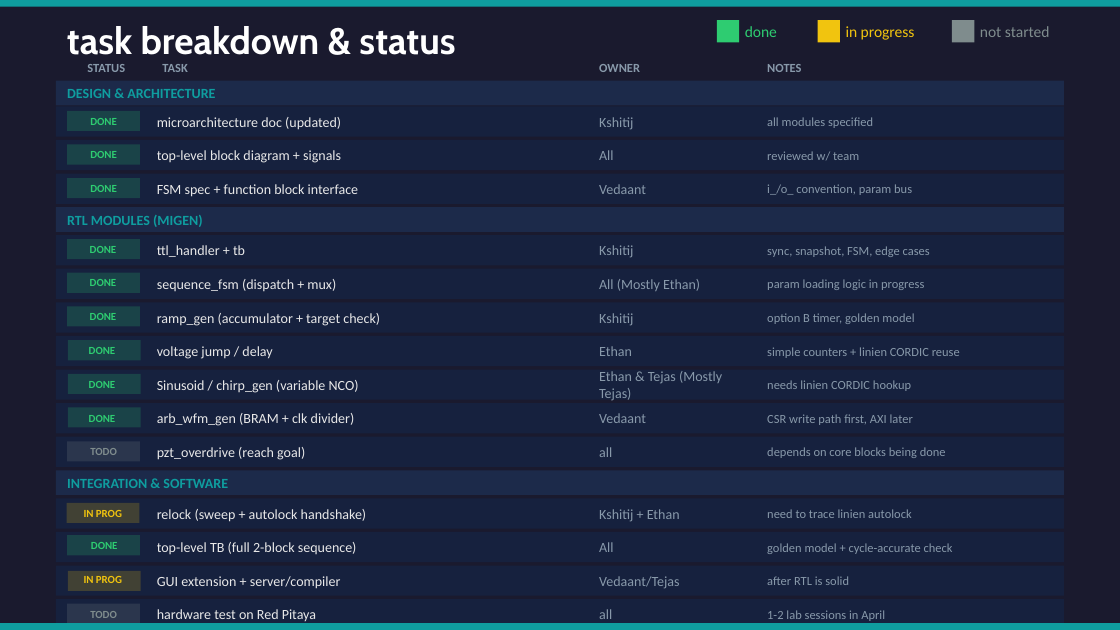
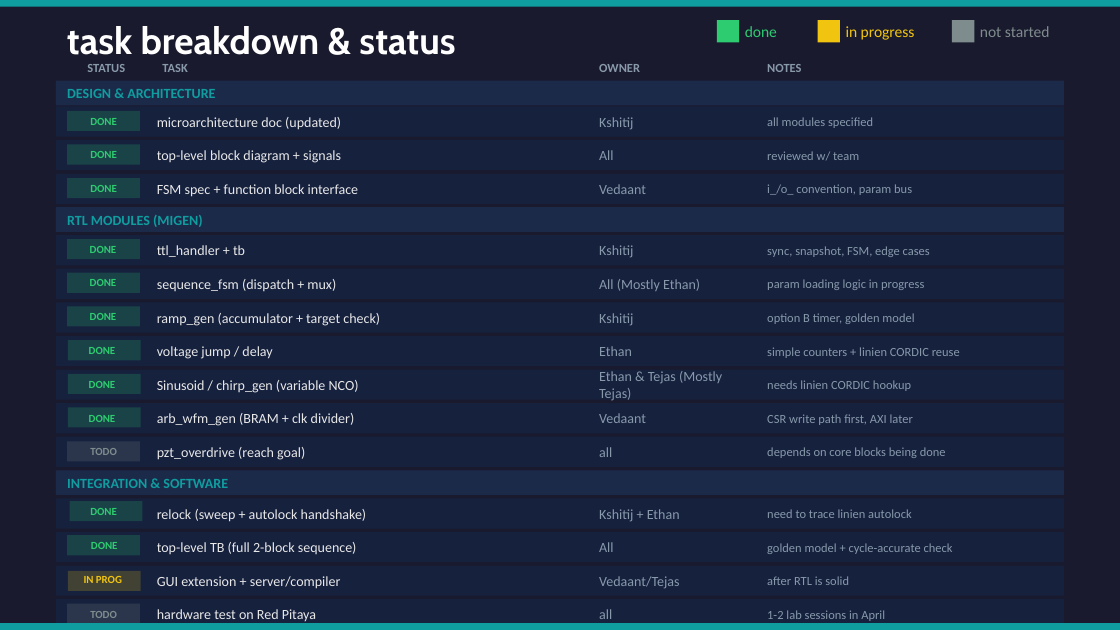
Before and after one commit to linien-org/linien, a slide deck: slide 2 of progress_checkin.pptx. Drawn at 1120x630 pixels with LibreOffice and Linux fonts; fonts in the diff are those of the drawing. Boxes give left, top, right and bottom in pixels: in the first picture for what was removed or moved away, otherwise in the second. Text is boxed around its words. In the diff, an @@ line names an element or a change of style, - is before the commit and + after.

Commit message:
latest progress update to slides

```diff
--- a/progress_checkin.pptx
+++ b/progress_checkin.pptx
@@ rectangle at bbox=[69, 501, 142, 521]: fill #F1C40F at 20% opacity to #2ECC71 at 20% opacity @@
@@ text added at bbox=[90, 508, 117, 515], 7 pt, text #2ECC71, bold @@
+DONE
@@ text removed at bbox=[84, 510, 122, 517] @@
-IN PROG
```
Also in this commit, not shown: 1 other file.
